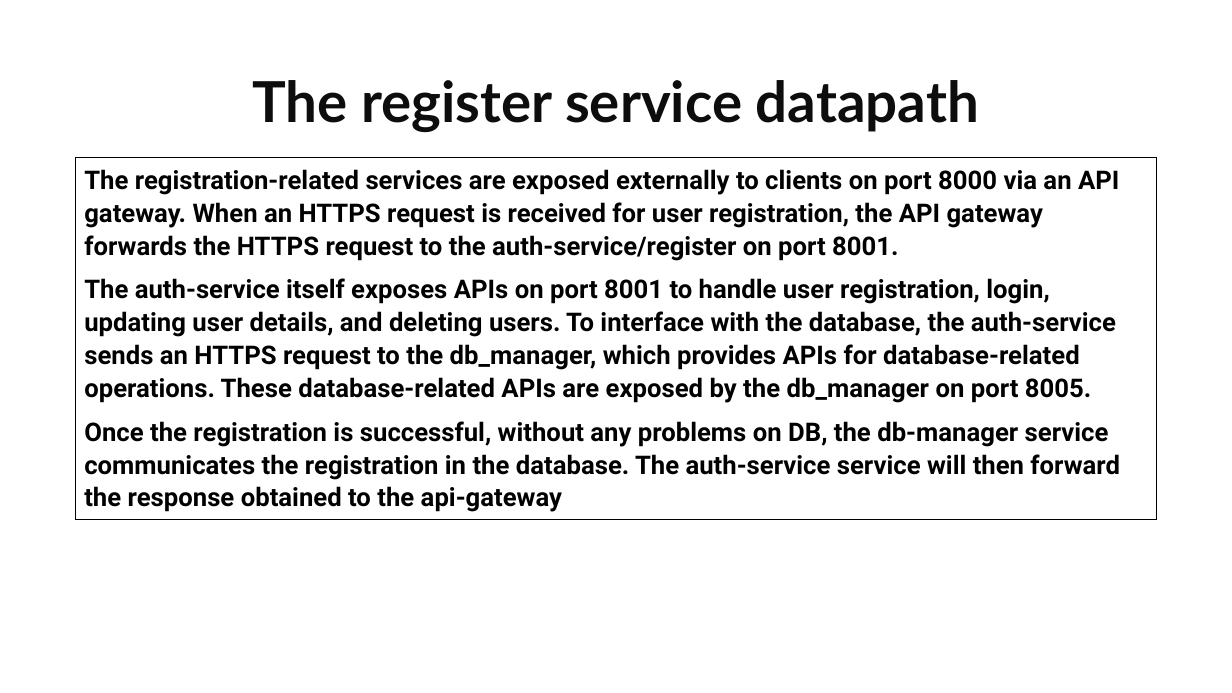
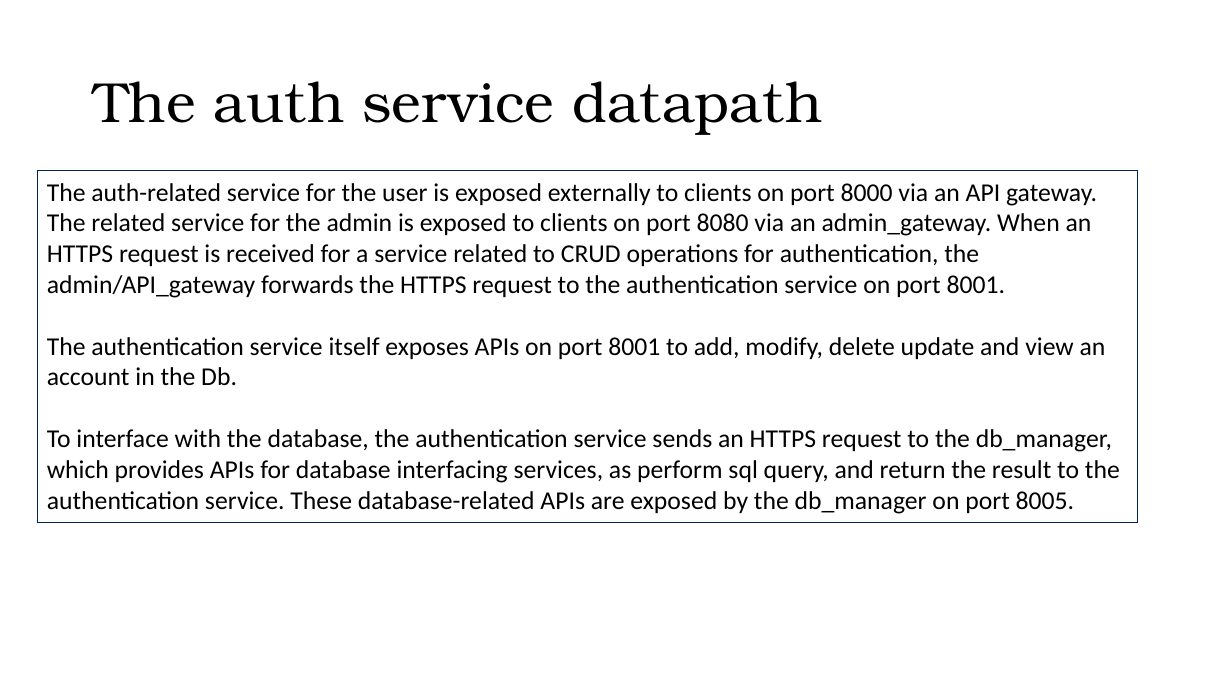
Before and after one commit to ardiz99/TBAse, a slide deck: slide 8 of doc/Gacha Collection.pptx (slide 9 before the commit). Drawn at 1232x693 pixels with LibreOffice and Linux fonts; fonts in the diff are those of the drawing. Boxes give left, top, right and bottom in pixels: in the first picture for what was removed or moved away, otherwise in the second. Text is boxed around its words. In the diff, an @@ line names an element or a change of style, - is before the commit and + after.

```diff
--- a/doc/Gacha Collection.pptx
+++ b/doc/Gacha Collection.pptx
@@ title at bbox=[94, 81, 822, 135]: text changed; font Lato to TeX Gyre Bonum; text colour #0D0D0D to #000000; bold off @@
-The register service datapath
+The auth service datapath
@@ rectangle "The auth-related service for the ...": place and size @@
-rectangle "The auth-related service for the ..." at bbox=[75, 157, 1156, 518]
+rectangle "The auth-related service for the ..." at bbox=[38, 171, 1138, 522]
@@ rectangle "The auth-related service for the ..." at bbox=[38, 171, 1138, 522]: outline #000000 0.75 pt to #002060 0.75 pt @@
@@ text in rectangle at bbox=[47, 183, 1120, 514]: text changed; font Roboto to Calibri; bold off @@
-The registration-related services are exposed externally to clients on port 8000 via an API gateway. When an HTTPS request is received for user registration, the API gateway forwards the HTTPS request to the auth-service/register on port 8001.
-The auth-service itself exposes APIs on port 8001 to handle user registration, login, updating user details, and deleting users. To interface with the database, the auth-service sends an HTTPS request to the db_manager, which provides APIs for database-related operations. These database-related APIs are exposed by the db_manager on port 8005.
-Once the registration is successful, without any problems on DB, the db-manager service communicates the registration in the database. The auth-service service will then forward the response obtained to the api-gateway
+The auth-related service for the user is exposed externally to clients on port 8000 via an API gateway. The related service for the admin is exposed to clients on port 8080 via an admin_gateway. When an HTTPS request is received for a service related to CRUD operations for authentication, the admin/API_gateway forwards the HTTPS request to the authentication service on port 8001.
+The authentication service itself exposes APIs on port 8001 to add, modify, delete update and view an account in the Db.
+To interface with the database, the authentication service sends an HTTPS request to the db_manager, which provides APIs for database interfacing services, as perform sql query, and return the result to the authentication service. These database-related APIs are exposed by the db_manager on port 8005.
```
Also in this commit, not shown: 4 other slides changed, 14 slides added, 3 slides removed, 3 other files.
